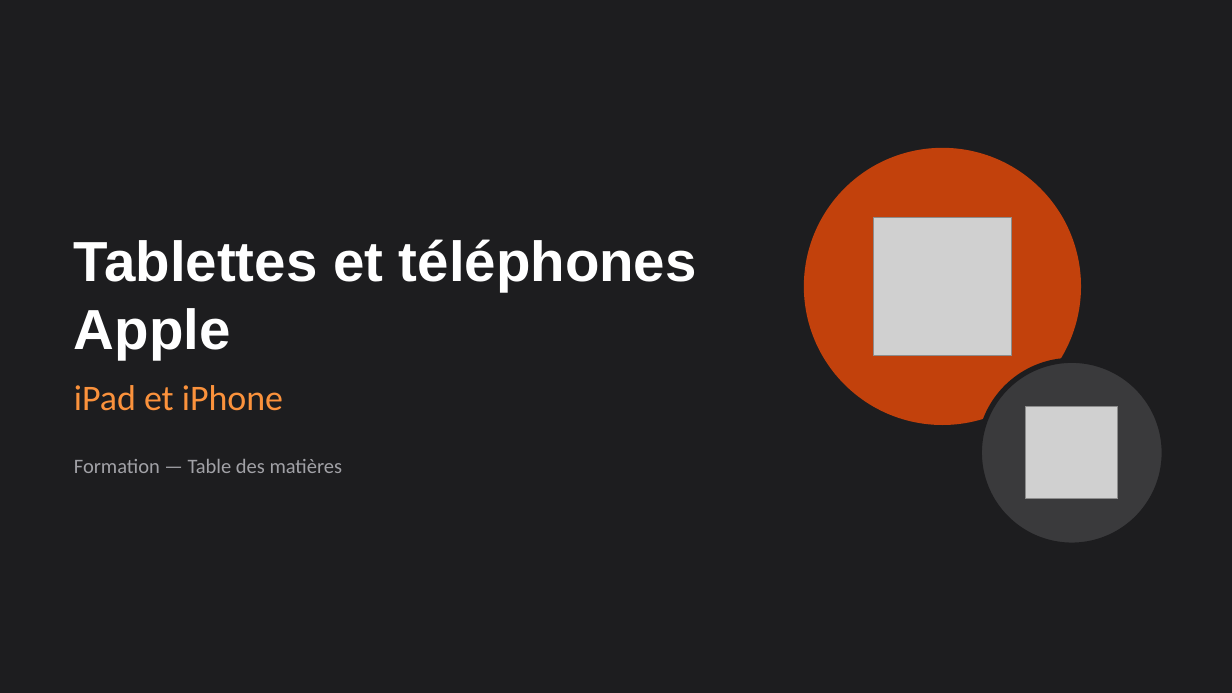
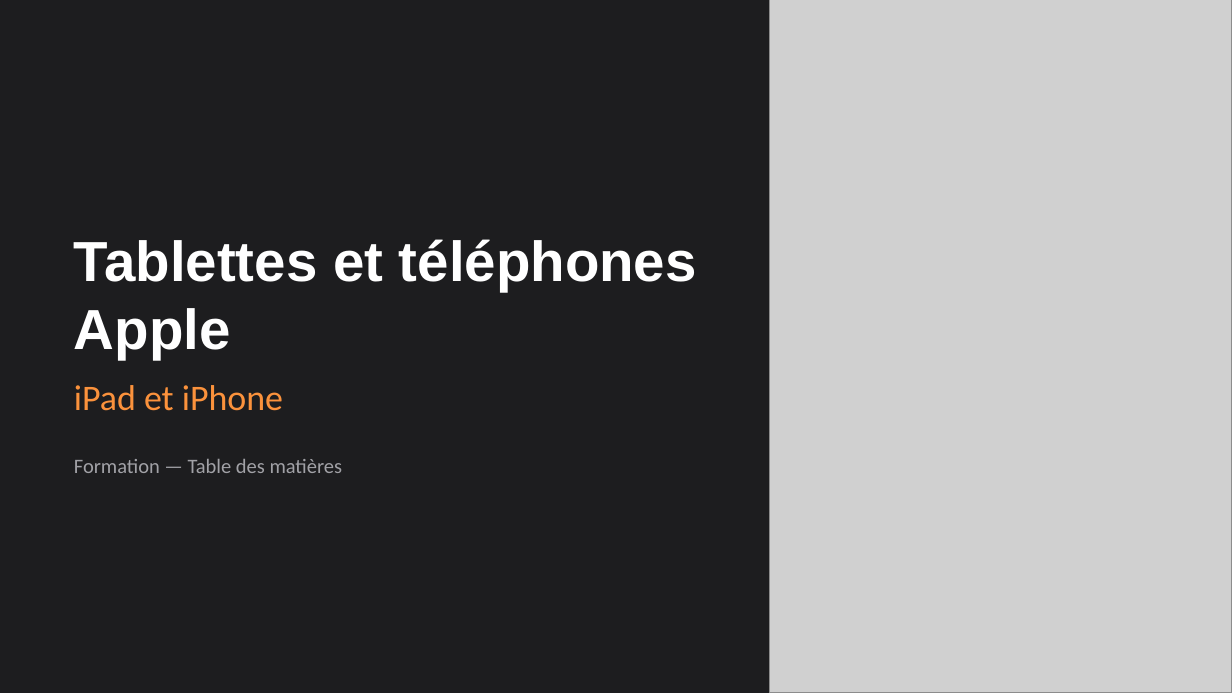
Before and after one commit to PhilippeB999/-charpenterie5319-privacy, a slide deck: slide 1 of Apple_TableMatieres.pptx. Drawn at 1232x693 pixels with LibreOffice and Linux fonts; fonts in the diff are those of the drawing; grey boxes stand for pictures. Boxes give left, top, right and bottom in pixels: in the first picture for what was removed or moved away, otherwise in the second. Text is boxed around its words. In the diff, an @@ line names an element or a change of style, - is before the commit and + after.

```diff
--- a/Apple_TableMatieres.pptx
+++ b/Apple_TableMatieres.pptx
@@ picture added at bbox=[770, 0, 1232, 693] @@
@@ ellipse removed at bbox=[804, 148, 1081, 425] @@
@@ picture removed at bbox=[873, 217, 1012, 356] @@
@@ ellipse removed at bbox=[980, 360, 1165, 545] @@
@@ picture removed at bbox=[1026, 407, 1118, 499] @@
```
Also in this commit, not shown: 22 other slides changed, 1 slide added, 25 other files.
